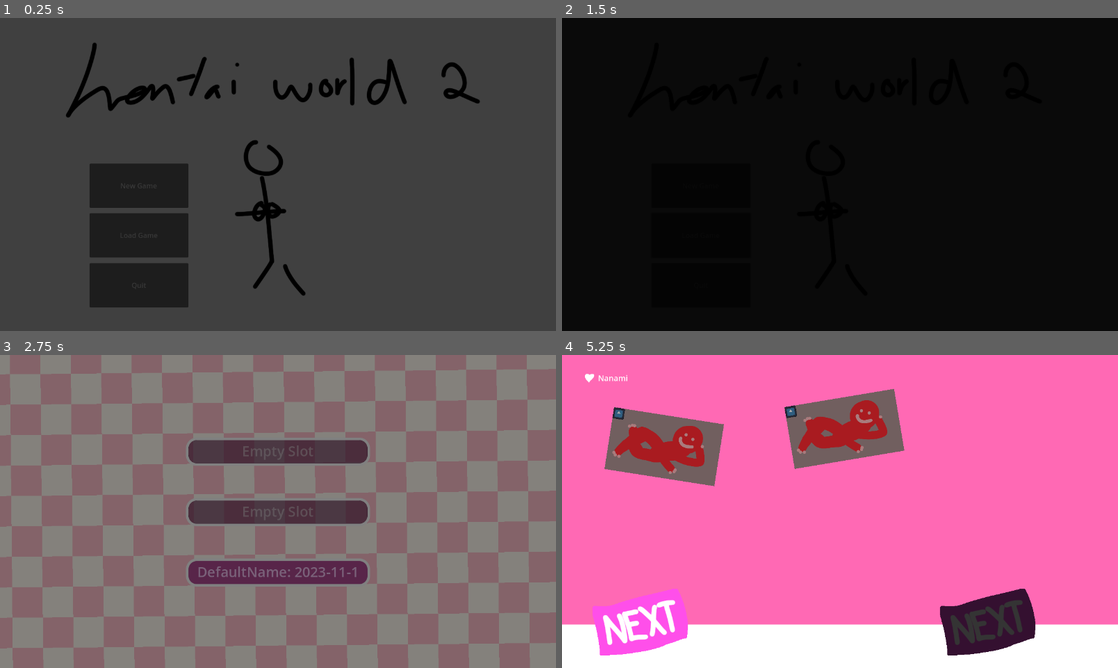
Above: before the commit, frames 1-4 (two rows, left to right).
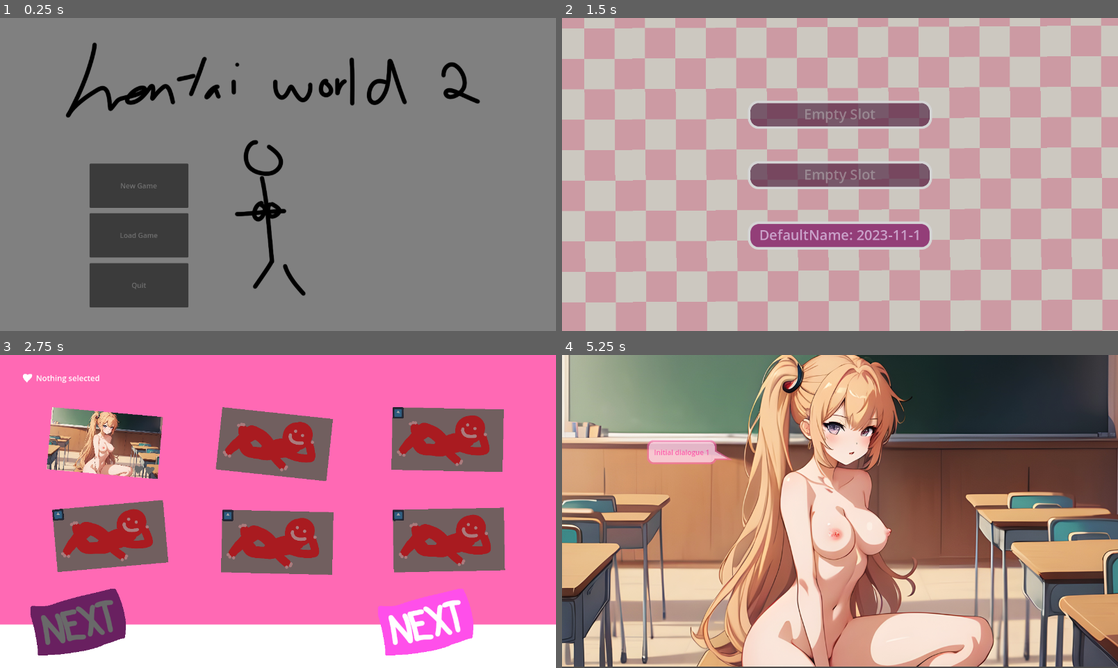
Above: after the commit, the same moments.

Repository: sualexander/HentaiWorld2
Game: Godot game, scene res://MainMenu.tscn
Same seed, same stepped clock (60 frames per second), same inputs: the game is played once before the commit and once after it. The engine's default icon, where the game draws it, is replaced by a stand-in: a white triangle on a blue panel in a dark square.
Inputs (mouse positions are in pixels of both pictures, inside the frame that each line leads up to):
- Up to frame 1 (0.25 s): no input
- Up to frame 2 (1.5 s): click "Load Game" at 0.5 s; click (840, 233) at 1.25 s, where only the run after the commit has a clickable "DefaultName: 2023-11-14"
- Up to frame 3 (2.75 s): click "DefaultName: 2023-11-14" at 2 s
- Up to frame 4 (5.25 s): click (667, 442) at 2.77 s; click (984, 627) at 3.52 s; click (639, 627) at 4.27 s; click (984, 627) at 5.02 s

The runs differ from the first frame. In frame 1, 97% of the frame differs, in the area x 0-100%, y 0-100%; in frame 2, 100%; in frame 3, 95%; in frame 4, 100%.

Commit message:
save/load complete

Diff:
--- /dev/null
+++ b/Globals.gd
@@ -0,0 +1,4 @@
+extends Node
+
+
+const SCENE_FADE_TIME = 0.5
--- a/LevelSelect.gd
+++ b/LevelSelect.gd
@@ -13,11 +13,9 @@
 var save: Dictionary
 var levelKeys = []
 func _ready():
+	save = SaveSystem.saveData["Slots"][SaveSystem.currentSlot]
 	levelKeys = SaveSystem.levelData.keys()
-	save = SaveSystem.saveData["Slots"][SaveSystem.currentSlot]
-	var saveKeys := save.keys()
-	#assert(levelKeys == saveKeys)
-
+	assert(levelKeys == save.keys())
 	initializeUI()
 
 var background: ColorRect
@@ -47,7 +45,7 @@
 	nameLabel.position = nameIcon.position + Vector2(NAME_SIZE + 15, 0)
 	nameLabel.vertical_alignment = VERTICAL_ALIGNMENT_TOP
 	nameLabel.horizontal_alignment = HORIZONTAL_ALIGNMENT_LEFT
-	nameLabel.text = "Nanami"
+	nameLabel.text = "Nothing selected"
 	background.add_child(nameIcon)
 	background.add_child(nameLabel)
 
@@ -61,18 +59,28 @@
 
 	makeLevels()
 	loadSaveData()
-
+	showPage()
+
+	background.modulate = Color.BLACK
 	add_child(background)
-	showPage()
+	var tween = get_tree().create_tween()
+	tween.tween_property(background, "modulate", Color.WHITE, Globals.SCENE_FADE_TIME)
+	await tween.finished
 
 func loadSaveData():
 	assert(levelButtons.size() == levelKeys.size())
+	unlockLevel(0)
 	for i in levelButtons.size():
-		var numSolved: int #= save[levelKeys[i]]
+		var numSolved: int = save[levelKeys[i]]
 		if numSolved == 0: continue
-		levelButtons[i].get_node("LockIcon").queue_free()
 		var icons = levelButtons[i].get_children()
-		print(icons)
+		var counter: int = 0
+		for n in range(icons.size() - 1, -1, -1):
+			if icons[n].name == "LockIcon": icons[n].queue_free()
+			else:
+				counter += 1
+				icons[n].modulate = Color.DEEP_PINK
+				if counter == numSolved: break
 
 var levelButtons = []
 func makeLevels():
@@ -112,6 +120,14 @@
 
 		background.add_child(button)
 
+func unlockLevel(index: int):
+	levelButtons[index].disabled = false
+	levelButtons[index].modulate = Color.WHITE
+	var icons = levelButtons[index].get_children()
+	for icon in icons:
+		if icon.name == "LockIcon": icon.queue_free()
+		icon.visible = true
+
 func getNumPuzzles(key: String) -> int:
 	var puzzles = SaveSystem.levelData[key]
 	var counter: int = 0
@@ -154,10 +170,18 @@
 	clickAnimation(button)
 	showPage()
 
+var pageIndex: int = 0
+func showPage():
+	for button in levelButtons: button.visible = false
+	var start: int = pageIndex * 6
+	var end: int = min(start + 6, levelButtons.size())
+	for i in range(start, end):
+		levelButtons[i].visible = true
+
 func onLevelClicked(button: TextureButton):
 	var puzzleScene = load("res://Puzzle.tscn").instantiate()
 	var tween = get_tree().create_tween()
-	tween.tween_property(background, "modulate", Color.BLACK, 1)
+	tween.tween_property(background, "modulate", Color.BLACK, Globals.SCENE_FADE_TIME)
 	clickAnimation(button)
 	await tween.finished
 	var oldScene = get_tree().root.get_node("LevelSelect")
@@ -169,7 +193,7 @@
 	if Input.is_action_just_pressed("escape"):
 		var newScene = load("res://MainMenu.tscn").instantiate()
 		var tween = get_tree().create_tween()
-		tween.tween_property(background, "modulate", Color.BLACK, 1)
+		tween.tween_property(background, "modulate", Color.BLACK, Globals.SCENE_FADE_TIME)
 		await tween.finished
 		var oldScene = get_tree().root.get_node("LevelSelect")
 		oldScene.call_deferred("free")
@@ -182,11 +206,3 @@
 	tween.tween_property(button, "modulate", Color.BLACK, 0.1)
 	tween.chain().tween_property(button, "modulate", color, 0.1)
 	await tween.finished
-
-var pageIndex: int = 0
-func showPage():
-	for button in levelButtons: button.visible = false
-	var start: int = pageIndex * 6
-	var end: int = min(start + 6, levelButtons.size())
-	for i in range(start, end):
-		levelButtons[i].visible = true
--- a/MainMenu.gd
+++ b/MainMenu.gd
@@ -6,13 +6,13 @@
 	background = get_node("Background")
 	background.modulate = Color.BLACK
 	var tween = get_tree().create_tween()
-	tween.tween_property(background, "modulate", Color.WHITE, 1)
+	tween.tween_property(background, "modulate", Color.WHITE, Globals.SCENE_FADE_TIME)
 
 	if !get_tree().root.get_node("PersistentAudio"):
 		var audio = AudioStreamPlayer.new()
 		audio.name = "PersistentAudio"
 		audio.stream = load("res://Sound/PavaneForADeadPrincess.mp3")
-		audio.autoplay = true
+		#audio.autoplay = true
 		get_tree().root.add_child.call_deferred(audio)
 
 func onNewPressed():
@@ -24,7 +24,7 @@
 func start(isLoad: bool):
 	var newScene = load("res://SaveMenu.tscn").instantiate()
 	var tween = get_tree().create_tween()
-	tween.tween_property(background, "modulate", Color.BLACK, 1)
+	tween.tween_property(background, "modulate", Color.BLACK, Globals.SCENE_FADE_TIME)
 	await tween.finished
 	var oldScene = get_tree().root.get_node("MainMenu")
 	oldScene.call_deferred("free")
@@ -34,6 +34,6 @@
 
 func onQuitPressed():
 	var tween = get_tree().create_tween()
-	tween.tween_property(background, "modulate", Color.BLACK, 1)
+	tween.tween_property(background, "modulate", Color.BLACK, Globals.SCENE_FADE_TIME)
 	await tween.finished
 	get_tree().quit()
--- a/Puzzle.gd
+++ b/Puzzle.gd
@@ -25,13 +25,16 @@
 
 signal swapQueueFinished
 enum State {Dialogue, Shuffling, Playing}
-var state: State = State.Dialogue
+var state: State = State.Shuffling
 var puzzleIndex: int = 0
-
-func startLevel(levelName: String):
+var levelName: String
+
+func startLevel(name: String):
+	levelName = name
 	data = SaveSystem.levelData[levelName]
 	for puzzle in data:
-		if puzzle.has("size"): widths.append(puzzle["size"])
+		if puzzle.has("size"):
+			widths.append(puzzle["size"])
 		else: widths.append(0)
 		dialogues.append(puzzle["dialogue"])
 		if puzzle.has("texture"): textures.append(load(puzzle["texture"]))
@@ -42,12 +45,24 @@
 		else: dialoguePositions.append(Vector2.ZERO)
 	assert(widths.size() == textures.size() && widths.size() == dialogues.size() && widths.size() == dialoguePositions.size())
 
+	var counter: int = 0
+	var lastPuzzleIndex: int
+	var numSolved: int = SaveSystem.saveData["Slots"][SaveSystem.currentSlot][levelName]
+	if numSolved != 0:
+		for i in range(widths.size()):
+			if widths[i] != 0:
+				lastPuzzleIndex = i
+				if counter != numSolved:
+					counter += 1
+			puzzleIndex = counter + 1
+		if puzzleIndex > lastPuzzleIndex: puzzleIndex = lastPuzzleIndex
+
 	background = TextureRect.new()
 	add_child(background)
 	background.texture = textures[0]
 	background.modulate = Color.BLACK
 	var tween = get_tree().create_tween()
-	tween.tween_property(background, "modulate", Color.WHITE, 1)
+	tween.tween_property(background, "modulate", Color.WHITE, Globals.SCENE_FADE_TIME)
 
 	await tween.finished
 	connect("swapQueueFinished", onSwapQueueFinished)
@@ -67,7 +82,7 @@
 	bubble.antialiased = true
 
 	bubbleOutline.modulate = Color(1, 1, 1, 0)
-	add_child(bubbleOutline)
+	background.add_child(bubbleOutline)
 	bubbleOutline.add_child(bubble)
 	bubble.add_child(dialogue)
 
@@ -83,6 +98,12 @@
 	if dialogueIndex == 0:
 		currentDialogue = dialogues[puzzleIndex]
 		if dialoguePositions[puzzleIndex] != Vector2.ZERO: dialoguePosition = dialoguePositions[puzzleIndex]
+		if dialoguePosition == Vector2.ZERO:
+			for i in range(puzzleIndex - 1, -1, -1):
+				if dialoguePositions[i] != Vector2.ZERO:
+					dialoguePosition = dialoguePositions[i]
+					break
+		assert(dialoguePosition != Vector2.ZERO)
 	if dialogueIndex == currentDialogue.size():
 		dialogueIndex = 0
 		textTween = get_tree().create_tween()
@@ -107,6 +128,7 @@
 			print(puzzleIndex)
 			if puzzleIndex + 1 == data.size(): endLevel()
 			else:
+				SaveSystem.updateSave("", levelName, puzzleIndex)
 				destroyPuzzle()
 				puzzleIndex += 1
 				advanceDialogue()
@@ -114,16 +136,22 @@
 func endLevel():
 	state = State.Shuffling
 	destroyPuzzle()
-	print("the end")
+	#ending animation
+	exitLevel()
 
 var backgroundTexture
 var gridOffset: Vector2
 var tileSize: float
 func createPuzzle():
 	state = State.Shuffling
-	if textures[puzzleIndex]:
-		backgroundTexture = textures[puzzleIndex]
+	if textures[puzzleIndex]: backgroundTexture = textures[puzzleIndex]
+	if !backgroundTexture:
+		for i in range(puzzleIndex - 1, -1, -1):
+			if textures[i]:
+				backgroundTexture = textures[i]
+				break
 		background.texture = backgroundTexture
+	assert(dialoguePosition != Vector2.ZERO)
 
 	tileSize = float(gridSize) / widths[puzzleIndex]
 	var resolution = get_tree().root.content_scale_size
@@ -152,13 +180,27 @@
 			child.queue_free()
 
 func _input(_event):
-	if state == State.Dialogue:
-		if Input.is_action_just_pressed("enter"): advanceDialogue()
-	elif state == State.Playing:
-		if Input.is_action_just_pressed("left"): swap("right")
-		if Input.is_action_just_pressed("right"): swap("left")
-		if Input.is_action_just_pressed("up"): swap("down")
-		if Input.is_action_just_pressed("down"): swap("up")
+	if Input.is_action_just_pressed("escape"):
+		exitLevel()
+	else:
+		if state == State.Dialogue:
+			if Input.is_action_just_pressed("enter") || Input.is_action_just_pressed("right") ||\
+			Input.is_action_just_pressed("up"):
+				advanceDialogue()
+		elif state == State.Playing:
+			if Input.is_action_just_pressed("left"): swap("right")
+			if Input.is_action_just_pressed("right"): swap("left")
+			if Input.is_action_just_pressed("up"): swap("down")
+			if Input.is_action_just_pressed("down"): swap("up")
+
+func exitLevel():
+	var newScene = load("res://LevelSelect.tscn").instantiate()
+	var tween = get_tree().create_tween()
+	tween.tween_property(background, "modulate", Color.BLACK, Globals.SCENE_FADE_TIME)
+	await tween.finished
+	var oldScene = get_tree().root.get_node("Puzzle")
+	oldScene.call_deferred("free")
+	get_tree().root.add_child(newScene)
 
 #--------------------------------------------------------------------------------------------------
 var textTween: Tween
@@ -227,7 +269,6 @@
 			tile.region_enabled = true
 			tile.region_rect = Rect2(tile.position.x - (tileSize / 2), tile.position.y - (tileSize / 2),
 			tileSize, tileSize)
-	drawLines()
 
 func drawLines():
 	var width := widths[puzzleIndex]
@@ -255,7 +296,7 @@
 
 var swapQueue = []
 var tileTween: Tween
-func swap(direction, animLength: float = 0.2):
+func swap(direction, animLength: float = 0.1):
 	swapQueue.append({"direction": direction, "length": animLength})
 	if !tileTween || (tileTween && !tileTween.is_running()):
 		swapQueue.pop_front()
@@ -285,6 +326,7 @@
 		tileTween = get_tree().create_tween()
 		tileTween.tween_property(moveTile, "position", gridOffset + Vector2(col, row) * tileSize, animLength)
 		tileTween.connect("finished", onSwapFinished)
+	onSwapFinished()
 
 func onSwapFinished():
 	if swapQueue.size() > 0:
--- a/SaveMenu.gd
+++ b/SaveMenu.gd
@@ -32,7 +32,7 @@
 	confirmation = background.get_node("Panel")
 
 	tween = get_tree().create_tween()
-	tween.tween_property(background, "modulate", Color.WHITE, 1)
+	tween.tween_property(background, "modulate", Color.WHITE, Globals.SCENE_FADE_TIME)
 	await tween.finished
 
 var clickTimer: Timer
@@ -74,7 +74,7 @@
 func levelSelect():
 	var newScene = load("res://LevelSelect.tscn").instantiate()
 	tween = get_tree().create_tween()
-	tween.tween_property(background, "modulate", Color.BLACK, 1)
+	tween.tween_property(background, "modulate", Color.BLACK, Globals.SCENE_FADE_TIME)
 	await tween.finished
 	var oldScene = get_tree().root.get_node("SaveMenu")
 	oldScene.call_deferred("free")
@@ -94,7 +94,7 @@
 		elif Input.is_action_just_pressed("escape"):
 			var newScene = load("res://MainMenu.tscn").instantiate()
 			tween = get_tree().create_tween()
-			tween.tween_property(background, "modulate", Color.BLACK, 1)
+			tween.tween_property(background, "modulate", Color.BLACK, Globals.SCENE_FADE_TIME)
 			await tween.finished
 			var oldScene = get_tree().root.get_node("SaveMenu")
 			oldScene.call_deferred("free")
--- a/SaveSystem.gd
+++ b/SaveSystem.gd
@@ -9,16 +9,23 @@
 var levelData: Dictionary
 
 func _ready():
-	saveData = JSON.parse_string(FileAccess.get_file_as_string(savePath))
-	levelData = JSON.parse_string(FileAccess.get_file_as_string(levelsPath))
-	saveData = {}
+	if OS.has_feature("template"): savePath = "user://saves.json"
+	if FileAccess.file_exists(savePath):
+		saveData = JSON.parse_string(FileAccess.get_file_as_string(savePath))
+		levelData = JSON.parse_string(FileAccess.get_file_as_string(levelsPath))
+	else:
+		var saveFile = FileAccess.open(savePath, FileAccess.WRITE)
+		saveData["Slots"] = [null, null, null]
+		saveData["Names"] = ["", "", ""]
+		saveFile.store_string(JSON.stringify(saveData))
+		saveFile.close()
+
 	if saveData == {}:
 		saveData["Slots"] = [null, null, null]
 		saveData["Names"] = ["", "", ""]
 
 	newSave(2)
 	updateSave("", "Level2", 4)
-	print(saveData["Names"][currentSlot])
 
 func newSave(slot: int):
 	var save: Dictionary
@@ -32,6 +39,7 @@
 func saveGame():
 	var saveFile = FileAccess.open(savePath, FileAccess.WRITE)
 	saveFile.store_string(JSON.stringify(saveData))
+	saveFile.close()
 
 func updateSave(saveName: String = "", levelName: String = "", puzzleIndex: int = -1):
 	var name: String = saveData["Names"][currentSlot]
--- a/levels.json
+++ b/levels.json
@@ -1,7 +1,7 @@
 {
 	"Level1": [
 		{
-			"texture": "res://Textures/TestPuzzle.png",
+			"texture": "res://Textures/blonde.png",
 			"dialogue": ["Initial dialogue 1", "Initial dialogue 2"],
 			"dialoguePosition": [200, 200]
 		},
--- a/project.godot
+++ b/project.godot
@@ -18,6 +18,7 @@
 [autoload]
 
 SaveSystem="*res://SaveSystem.gd"
+Globals="*res://Globals.gd"
 
 [display]
 
--- a/saves.json
+++ b/saves.json
@@ -1 +1 @@
-{"Names":["My Save: 2024-03-29","","DefaultName: 2024-03-29"],"Slots":[{"Level1":0,"Level2":0,"Level3":0,"Level4":0,"Level5":0,"Level6":0,"Level7":0,"Level8":0},null,{"Level1":0,"Level2":4,"Level3":0,"Level4":0,"Level5":0,"Level6":0,"Level7":0,"Level8":0}]}
+{"Names":["","","DefaultName: 2024-04-01"],"Slots":[null,null,{"Level1":2,"Level2":4,"Level3":0,"Level4":0,"Level5":0,"Level6":0,"Level7":0,"Level8":0}]}
Binary file added: Textures/animewoman1.jpeg
Not shown, added: Textures/animewoman1.jpeg.import
Binary file added: Textures/animewoman1.jpg
Not shown, added: Textures/animewoman1.jpg.import
Binary file added: Textures/blonde.png
Not shown, added: Textures/blonde.png.import
Not shown, changed: export_presets.cfg
